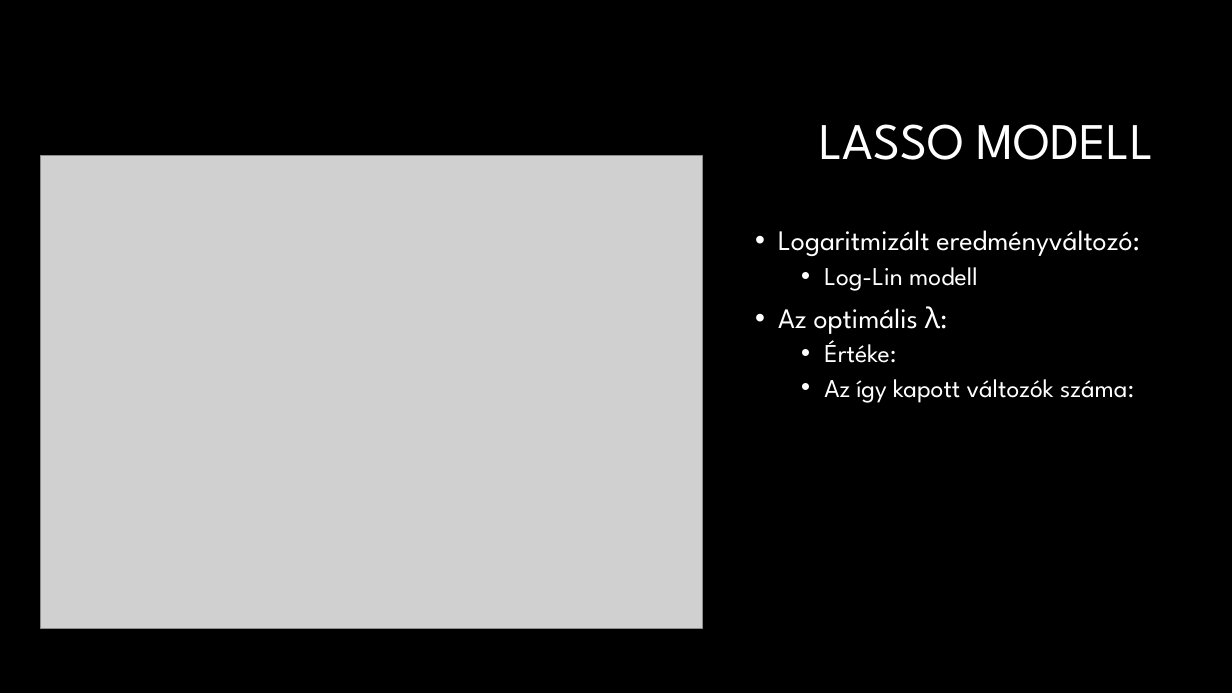
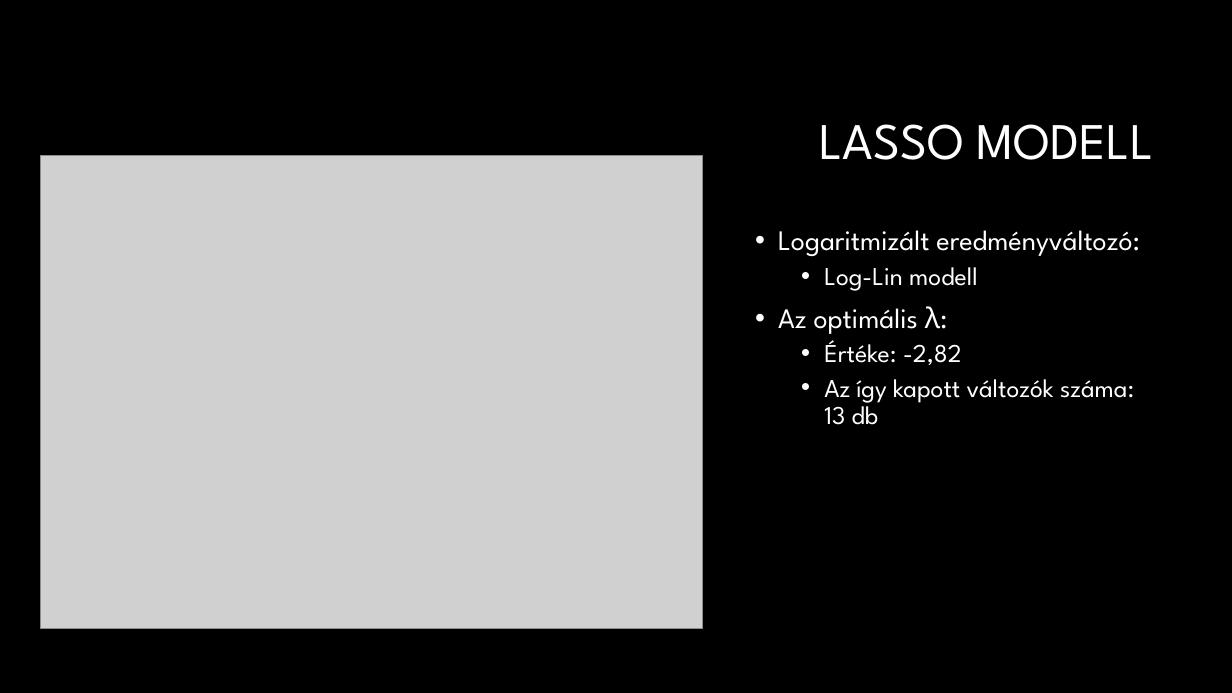
Before and after one commit to DLeves/TobbvaltPet, a slide deck: slide 10 of Prezi.pptx. Drawn at 1232x693 pixels with LibreOffice and Linux fonts; fonts in the diff are those of the drawing; grey boxes stand for pictures; background and template pictures are left out. Boxes give left, top, right and bottom in pixels: in the first picture for what was removed or moved away, otherwise in the second. Text is boxed around its words. In the diff, an @@ line names an element or a change of style, - is before the commit and + after.

```diff
--- a/Prezi.pptx
+++ b/Prezi.pptx
@@ text at bbox=[824, 340, 1134, 425]: text changed @@
-  • Értéke:
-  • Az így kapott változók száma:
+  • Értéke: -2,82
+  • Az így kapott változók száma: 13 db
```
Also in this commit, not shown: 1 other slide changed, 2 other files.
